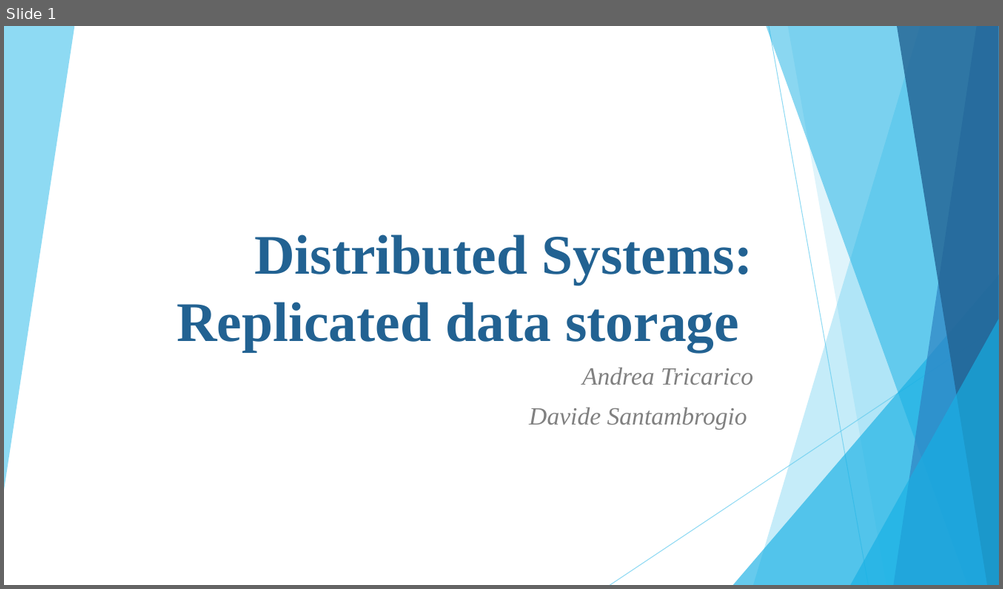
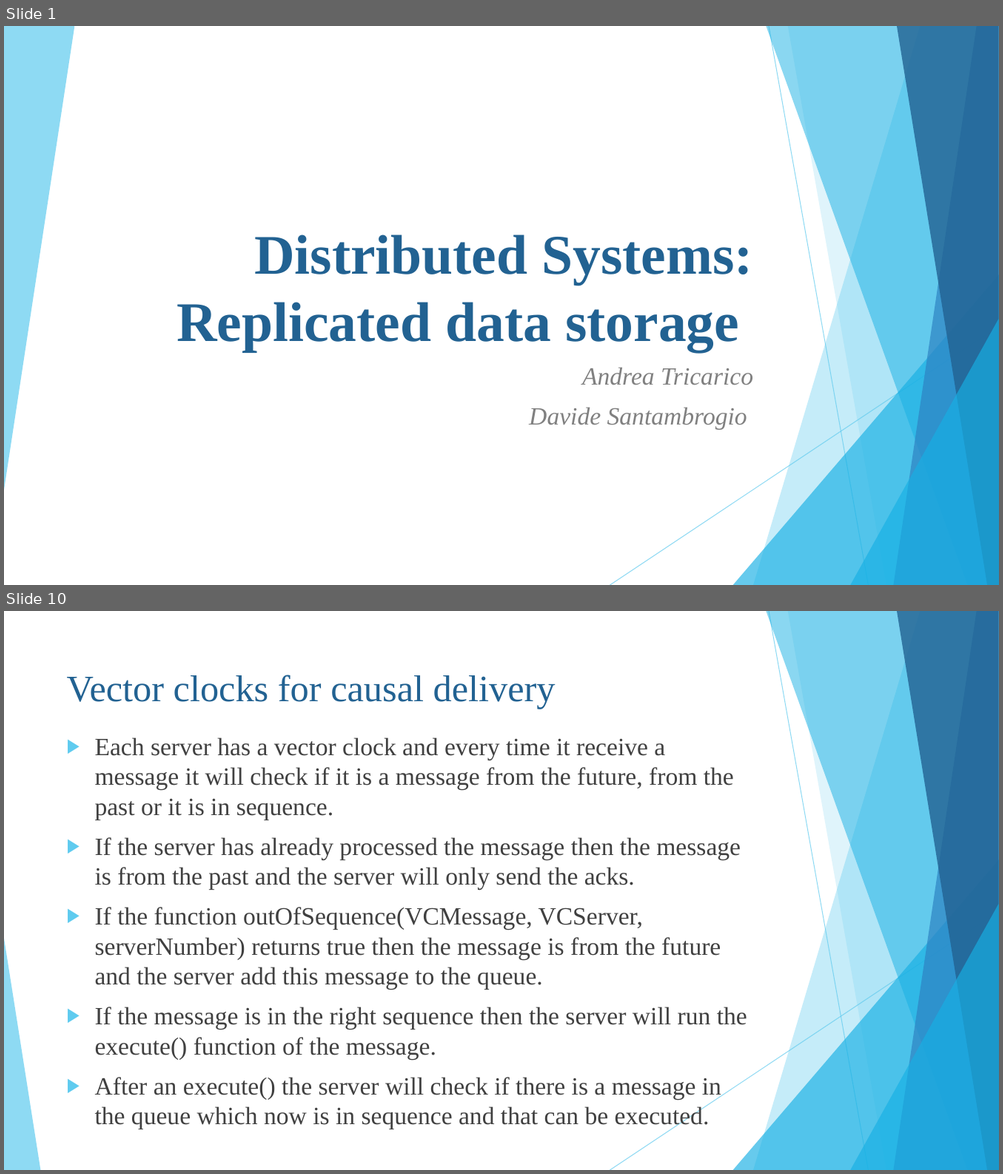
Before and after one commit to Trik17/DistSysPST, a slide deck: SlidesPresentation.pptx. Shown one above the other, each under a label of ours: slide 1 before the commit, slides 1 and 10 after it; the slides between them are not shown. The pictures are 1003x589 and 1003x1174 pixels, drawn with LibreOffice and Linux fonts; fonts in the diff are those of the drawing. Boxes give left, top, right and bottom in pixels: in the first picture for what was removed or moved away, otherwise in the second. Text is boxed around its words. In the diff, an @@ line names an element or a change of style, - is before the commit and + after.

```diff
--- a/SlidesPresentation.pptx
+++ b/SlidesPresentation.pptx
@@ slide 10 added at [4,611,999,1170], background #FFFFFF; not listed: 9 template elements that a slide beside it also shows @@
@@ title added at [67,675,555,709], 36 pt, text #226292 @@
+Vector clocks for causal delivery
@@ text added at [95,738,747,1100], 24 pt, text #404040 @@
+▶ Each server has a vector clock and every time it receive a message it will check if it is a message from the future, from the past or it is in sequence.
+▶ If the server has already processed the message then the message is from the past and the server will only send the acks.
+▶ If the function outOfSequence(VCMessage, VCServer, serverNumber) returns true then the message is from the future and the server add this message to the queue.
+▶ If the message is in the right sequence then the server will run the execute() function of the message.
+▶ After an execute() the server will check if there is a message in the queue which now is in sequence and that can be executed.
@@ triangle added at [4,939,40,1170], fill #5FCBEF at 70% opacity @@
```
Also in this commit, not shown: 6 slides changed, 3 other slides added, 1 other file.
